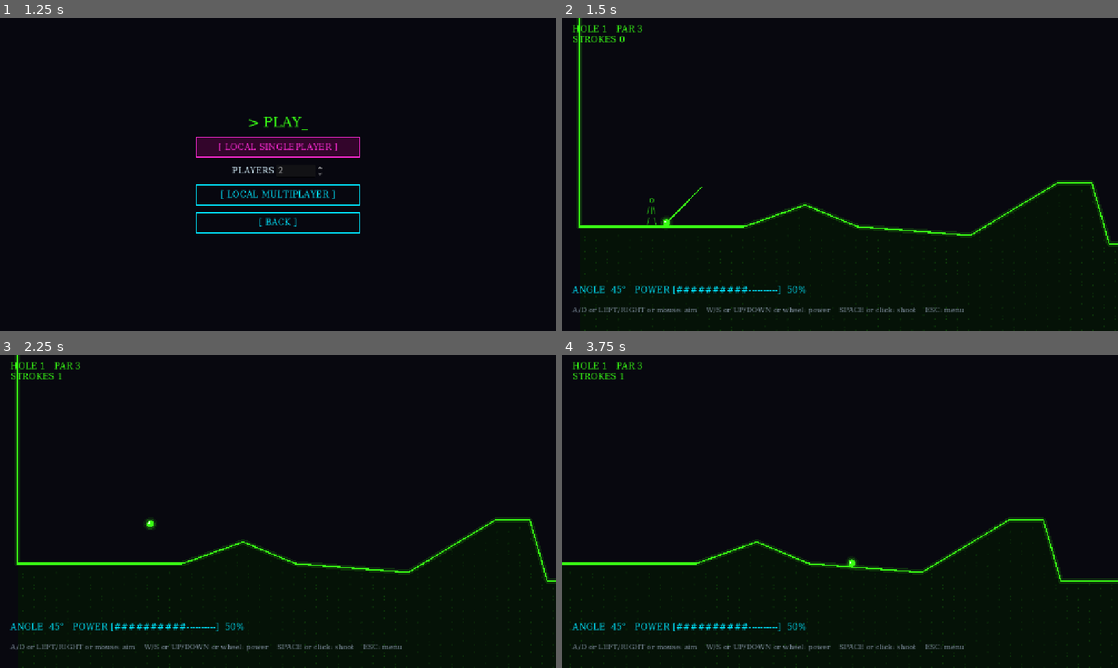
Above: before the commit, frames 1-4 (two rows, left to right).
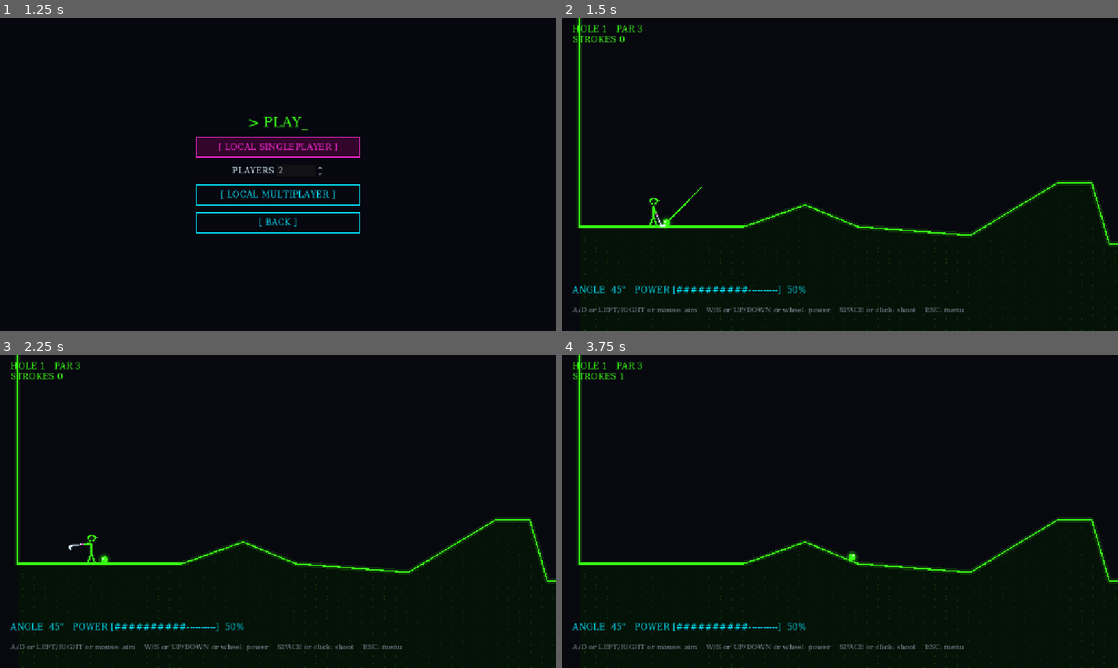
Above: after the commit, the same moments.

Repository: AMMitchell23/Retro-Arcade-Golf
Game: Godot game, scene res://scenes/main_menu.tscn
The game is run twice, just before and just after one commit, with the same random seed, the same clock (stepped at 60 frames per second) and the same inputs.
Inputs (mouse positions are in pixels of both pictures, inside the frame that each line leads up to):
- Up to frame 1 (1.25 s): click "[ PLAY ]" at 0.5 s
- Up to frame 2 (1.5 s): click "[ LOCAL SINGLEPLAYER ]" at 1.25 s
- Up to frame 3 (2.25 s): tap Enter (ui_accept) at 2 s; move the mouse to (400, 495) at 2.02 s; hold Right (ui_right) from 2.03 s (still down); click (400, 495) at 2.17 s
- Up to frame 4 (3.75 s): tap Enter (ui_accept) at 2.27, 3.02 s; move the mouse to (728, 527) at 2.77 s; release Right (ui_right) at 2.78 s; hold Down (ui_down) 2.78-3.53 s; move the mouse to (895, 442) at 3.52 s; hold Right (ui_right) from 3.53 s (still down)

Frame 1 is identical in both runs. In frame 2, 0.2% of the frame differs, in the area x 15-19%, y 57-68%; in frame 3, 0.2%; in frame 4, 3.8%, in the area x 0-100%, y 0-100%.

Commit message:
Give the golfer a neon golf club and a swing animation
Replaces the ASCII Label golfer with a drawn stick figure (cap, club,
glow) in scripts/golfer.gd. Space/Enter/click now plays a back swing,
down swing and follow-through; the ball launches when the club hits it.

Co-Authored-By: Claude Opus 5.5 <noreply@anthropic.com>
Claude-Session: https://claude.ai/code/session_01YPwXDn55iMq1rePNgfiDXk

Diff:
--- a/scenes/levels/level_1.tscn
+++ b/scenes/levels/level_1.tscn
@@ -2,6 +2,7 @@
 
 [ext_resource type="Script" path="res://scripts/level.gd" id="1_level"]
 [ext_resource type="PackedScene" path="res://scenes/hud.tscn" id="2_hud"]
+[ext_resource type="Script" path="res://scripts/golfer.gd" id="3_golfer"]
 
 [sub_resource type="CircleShape2D" id="CircleShape2D_cup"]
 radius = 10.0
@@ -32,12 +33,8 @@
 begin_cap_mode = 2
 end_cap_mode = 2
 
-[node name="Golfer" type="Label" parent="."]
+[node name="Golfer" type="Node2D" parent="."]
 z_index = 3
-offset_right = 40.0
-offset_bottom = 70.0
-text = " o
-/|\\
-/ \\"
+script = ExtResource("3_golfer")
 
 [node name="HUD" parent="." instance=ExtResource("2_hud")]
--- /dev/null
+++ b/scripts/golfer.gd
@@ -0,0 +1,104 @@
+class_name Golfer
+extends Node2D
+## The golfer standing behind the ball: a neon stick figure holding a club.
+## The node's origin is the spot on the ground between the golfer's feet.
+## Set `facing` to 1 to face right or -1 to face left. Call `swing()` to play
+## the swing; `impact` fires when the club reaches the ball.
+
+signal impact
+signal swing_finished
+
+## Where the ball sits, relative to the golfer's feet (facing right).
+const BALL_OFFSET := Vector2(30, -8)
+const SHOULDER := Vector2(0, -46)
+const HIP := Vector2(0, -24)
+const HEAD := Vector2(1, -57)
+const HEAD_RADIUS := 7.0
+const ARM_LENGTH := 18.0
+const CLUB_COLOR := Color("#d9f2ff")
+const GRIP_COLOR := Color("#ff2bd6")
+
+## Body color; the level sets it to the current player's color.
+var color := Color.WHITE:
+	set(value):
+		color = value
+		queue_redraw()
+
+## 1 = facing right, -1 = facing left.
+var facing := 1.0:
+	set(value):
+		facing = value
+		scale.x = facing
+
+## How far the club is rotated from its resting spot at the ball, in degrees.
+## Positive = back swing (club goes up behind the golfer).
+var swing_angle := 0.0:
+	set(value):
+		swing_angle = value
+		queue_redraw()
+
+var _tween: Tween
+# The club rests with its head just behind the ball.
+var _rest_dir := (BALL_OFFSET + Vector2(-12, 6) - SHOULDER).normalized()
+var _club_length := (BALL_OFFSET + Vector2(-12, 6) - SHOULDER).length()
+
+
+func is_swinging() -> bool:
+	return _tween != null and _tween.is_running()
+
+
+## Puts the club back at the ball, cancelling any swing in progress.
+func reset() -> void:
+	if _tween:
+		_tween.kill()
+	swing_angle = 0.0
+
+
+## Back swing, down swing (emits `impact` at the ball), then follow-through.
+## `power` is 0-100 and sets how far back the club goes.
+func swing(power: float) -> void:
+	reset()
+	var back := 60.0 + power * 1.1
+	_tween = create_tween()
+	_tween.tween_property(self, "swing_angle", back, 0.22 + power * 0.002) \
+			.set_trans(Tween.TRANS_SINE).set_ease(Tween.EASE_OUT)
+	_tween.tween_interval(0.08)
+	_tween.tween_property(self, "swing_angle", 0.0, 0.12) \
+			.set_trans(Tween.TRANS_QUAD).set_ease(Tween.EASE_IN)
+	_tween.tween_callback(impact.emit)
+	_tween.tween_property(self, "swing_angle", -110.0, 0.18) \
+			.set_trans(Tween.TRANS_QUAD).set_ease(Tween.EASE_OUT)
+	_tween.tween_interval(0.35)
+	_tween.tween_callback(swing_finished.emit)
+
+
+func _draw() -> void:
+	var dir := _rest_dir.rotated(deg_to_rad(swing_angle))
+	var hands := SHOULDER + dir * ARM_LENGTH
+	var club_end := SHOULDER + dir * _club_length
+	# The club head lies flat on the ground at rest and turns with the club.
+	var head_dir := Vector2.RIGHT.rotated(deg_to_rad(swing_angle))
+
+	# Club first, so the arms are drawn over the grip.
+	_glow_line(hands, club_end, CLUB_COLOR, 2.0)
+	_glow_line(club_end - head_dir * 2.0, club_end + head_dir * 9.0, CLUB_COLOR, 5.0)
+	draw_line(hands, hands + dir * 6.0, GRIP_COLOR, 3.0)
+
+	# Body.
+	_glow_line(SHOULDER, HIP, color, 3.0)
+	_glow_line(HIP, Vector2(-8, 0), color, 3.0)
+	_glow_line(HIP, Vector2(9, 0), color, 3.0)
+	_glow_line(SHOULDER, hands, color, 3.0)
+	_glow_line(SHOULDER + Vector2(0, 3), hands, color, 2.0)
+
+	# Head with a golf cap: crown plus a brim sticking out the front.
+	draw_circle(HEAD, HEAD_RADIUS + 4.0, Color(color, 0.12))
+	draw_arc(HEAD, HEAD_RADIUS, 0.0, TAU, 24, color, 2.0)
+	draw_arc(HEAD, HEAD_RADIUS + 1.0, PI, TAU, 12, color, 3.0)
+	draw_line(HEAD + Vector2(HEAD_RADIUS - 1.0, -2.0), HEAD + Vector2(HEAD_RADIUS + 7.0, -1.0), color, 3.0)
+
+
+## A bright line with a faint wide one underneath, to fake a neon glow.
+func _glow_line(from: Vector2, to: Vector2, c: Color, width: float) -> void:
+	draw_line(from, to, Color(c, 0.18), width + 5.0)
+	draw_line(from, to, c, width)
--- a/scripts/level.gd
+++ b/scripts/level.gd
@@ -27,7 +27,7 @@
 const STOP_TIME := 0.6      # ...for this many seconds
 const MAX_ROLL_TIME := 12.0 # safety net for a ball that never settles
 
-enum State { AIMING, ROLLING, WAITING, FINISHED }
+enum State { AIMING, SWINGING, ROLLING, WAITING, FINISHED }
 
 var state := State.WAITING
 var balls: Array[GolfBall] = []
@@ -42,7 +42,7 @@
 
 @onready var camera: Camera2D = $Camera2D
 @onready var hud: GameHUD = $HUD
-@onready var golfer: Label = $Golfer
+@onready var golfer: Golfer = $Golfer
 @onready var aim_line: Line2D = $AimLine
 @onready var cup: Area2D = $Cup
 
@@ -85,7 +85,8 @@
 	for i in balls.size():
 		balls[i].active = (i == current)
 	var player: Dictionary = Game.players[current]
-	golfer.modulate = player["color"]
+	golfer.reset()
+	golfer.color = player["color"]
 	aim_line.default_color = player["color"]
 	if Game.players.size() > 1:
 		hud.flash("%s, YOUR SHOT" % player["name"], player["color"])
@@ -93,6 +94,13 @@
 
 
 func _shoot() -> void:
+	# Swing the club first; the ball leaves when the club reaches it.
+	state = State.SWINGING
+	aim_line.visible = false
+	golfer.swing(power)
+	await golfer.impact
+	if state != State.SWINGING:
+		return
 	var ball := balls[current]
 	last_rest = ball.global_position
 	Game.players[current]["strokes"] += 1
@@ -196,7 +204,8 @@
 
 	var aiming := state == State.AIMING
 	aim_line.visible = aiming
-	golfer.visible = aiming
+	# Keep the golfer on screen through the swing's follow-through.
+	golfer.visible = aiming or state == State.SWINGING or golfer.is_swinging()
 	if not aiming:
 		return
 
@@ -216,9 +225,9 @@
 
 	var start := ball.global_position
 	aim_line.points = PackedVector2Array([start, start + _aim_direction() * (30.0 + power * 1.7)])
-	# Stand the ASCII golfer behind the ball, facing the shot.
-	var behind := -1.0 if aim_angle <= 90.0 else 1.0
-	golfer.global_position = start + Vector2(behind * 26.0 - golfer.size.x / 2.0, -golfer.size.y + 8.0)
+	# Stand the golfer behind the ball, facing the shot.
+	golfer.facing = 1.0 if aim_angle <= 90.0 else -1.0
+	golfer.global_position = start - Vector2(Golfer.BALL_OFFSET.x * golfer.facing, Golfer.BALL_OFFSET.y)
 	hud.update_aim(aim_angle, power)
 
 
Not shown, added: scripts/ball.gd.uid
Not shown, added: scripts/game.gd.uid
Not shown, added: scripts/golfer.gd.uid
Not shown, added: scripts/hud.gd.uid
Not shown, added: scripts/level.gd.uid
Not shown, added: scripts/main_menu.gd.uid
